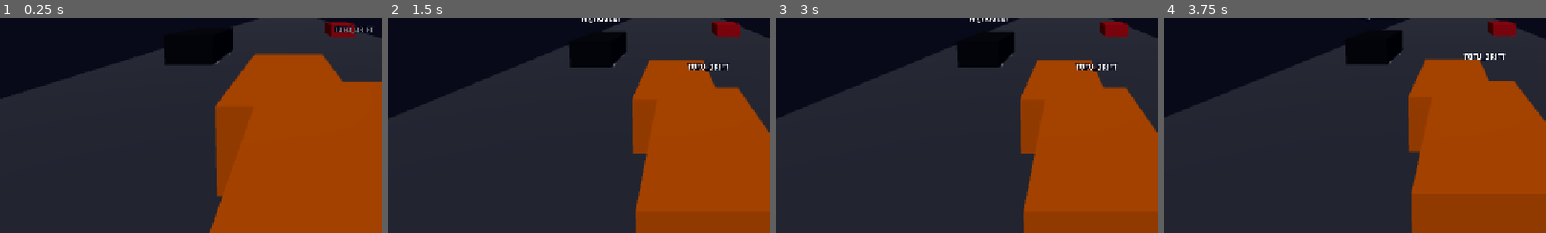
Above: before the commit, frames 1-4 (left to right).
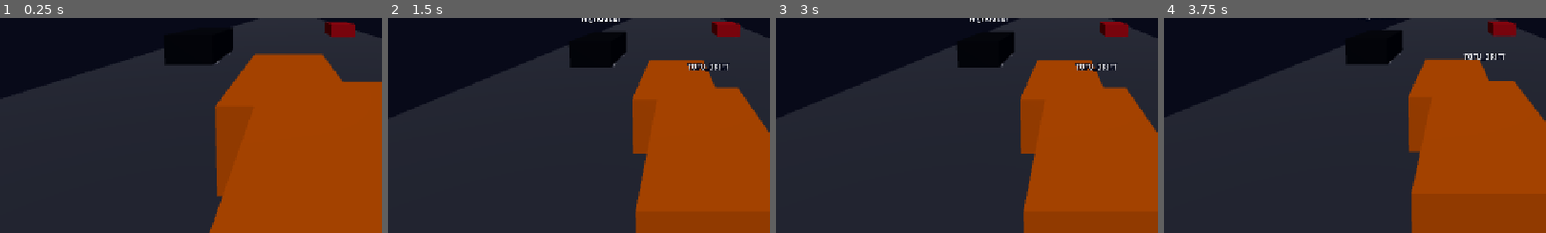
Above: after the commit, the same moments.

Repository: khanhonthetrack/speedfest
Game: Godot game, scene res://tests/race/remote_cars_demo.tscn
Same seed, same stepped clock (60 frames per second), same inputs: the game is played once before the commit and once after it. This scene is started directly instead of the project's main scene.
Inputs (mouse positions are % of the whole screen's width and height, from its top left):
- Up to frame 1 (0.25 s): no input
- Up to frame 2 (1.5 s): tap Enter at 0.5 s; move the mouse to (72, 45) at 0.52 s; hold D (steer_right) 0.53-1.25 s; hold C (camera_cycle) 0.53-1.25 s; click (72, 45) at 0.67 s; drag from (30, 55) to (45, 70) at 1.27 s
- Up to frame 3 (3 s): tap Delete (restart) at 2 s; move the mouse to (60, 28) at 2.02 s; hold D (steer_right) 2.03-2.75 s; hold Q (look_back) 2.03-2.75 s; tap Backspace (respawn) at 2.75 s; drag from (45, 70) to (20, 35) at 2.77 s
- Up to frame 4 (3.75 s): tap Delete (restart) at 3.5 s; move the mouse to (80, 65) at 3.52 s; hold A (steer_left) from 3.53 s (still down); tap N at 3.6 s
The pictures show only the part of the screen within x 12-62%, y 46-96%; the shares and areas given below are measured in that part.

The runs differ from the first frame. In frame 1, 0.2% of the frame differs, in the area x 87-98%, y 3-8%; in frame 2, less than 0.1%; in frame 3, 0.1%; in frame 4, 0.1%.

Commit message:
race: stronger near-camera fade for remote cars, hide close name tags; doc: results against real modules
Co-Authored-By: Claude Opus 5.5 <noreply@anthropic.com>
Claude-Session: https://claude.ai/code/session_01UXTHDb9Svwh7v9CKVysey7

Diff:
--- a/game/race/remote_car.gd
+++ b/game/race/remote_car.gd
@@ -14,9 +14,9 @@
 const BUFFER_SIZE := 32
 const MAX_STEER_RAD := 0.55
 const TELEPORT_DIST := 30.0          # jumps bigger than this between snapshots snap (respawn/restart)
-const FADE_NEAR := 2.5               # camera distance (m) where the car is most transparent
-const FADE_FAR := 7.0                # camera distance (m) where the car is fully opaque
-const FADE_MIN_ALPHA := 0.18
+const FADE_NEAR := 3.0               # camera distance (m) where the car is most transparent
+const FADE_FAR := 9.0                # camera distance (m) where the car is fully opaque
+const FADE_MIN_ALPHA := 0.08
 
 var player_id := -1
 var player_name := ""
@@ -271,7 +271,9 @@
 		if visual:
 			visual.set_ghost(a)
 		if name_tag:
-			name_tag.modulate.a = clampf(a * 1.5, 0.3, 1.0)
+			# Very close: the tag would float at the horizon over the road, hide it.
+			name_tag.visible = a > 0.35
+			name_tag.modulate.a = clampf(a * 1.5, 0.0, 1.0)
 
 
 static func _vec3(v: Variant) -> Variant:
Not shown, changed: docs/modules/race.md
